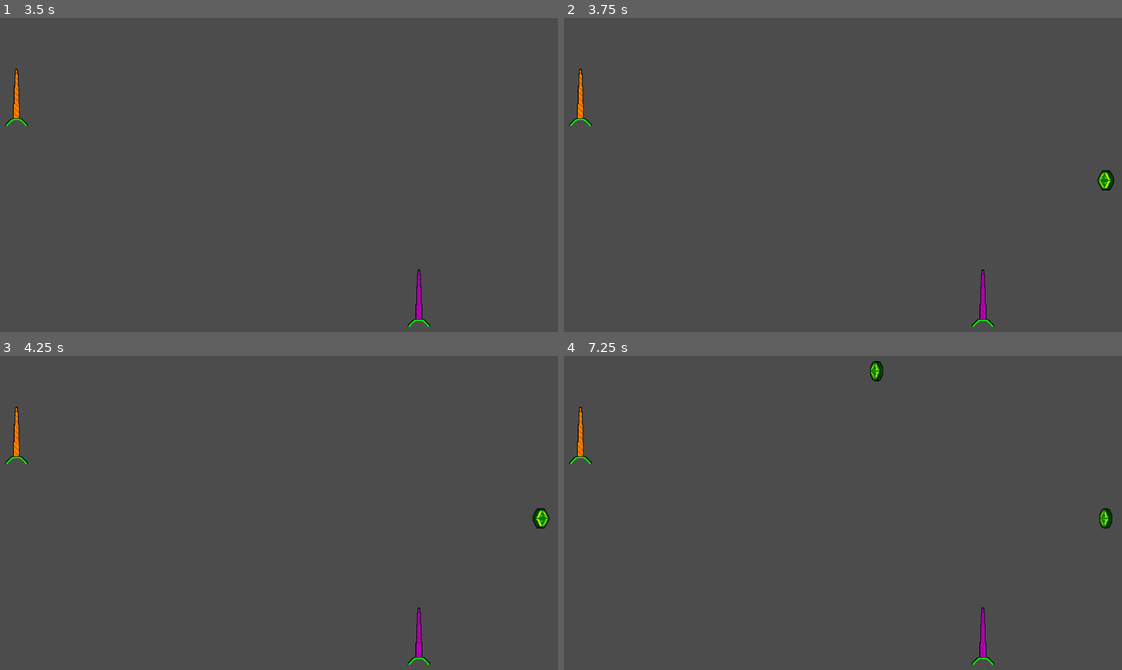
Above: before the commit, frames 1-4 (two rows, left to right).
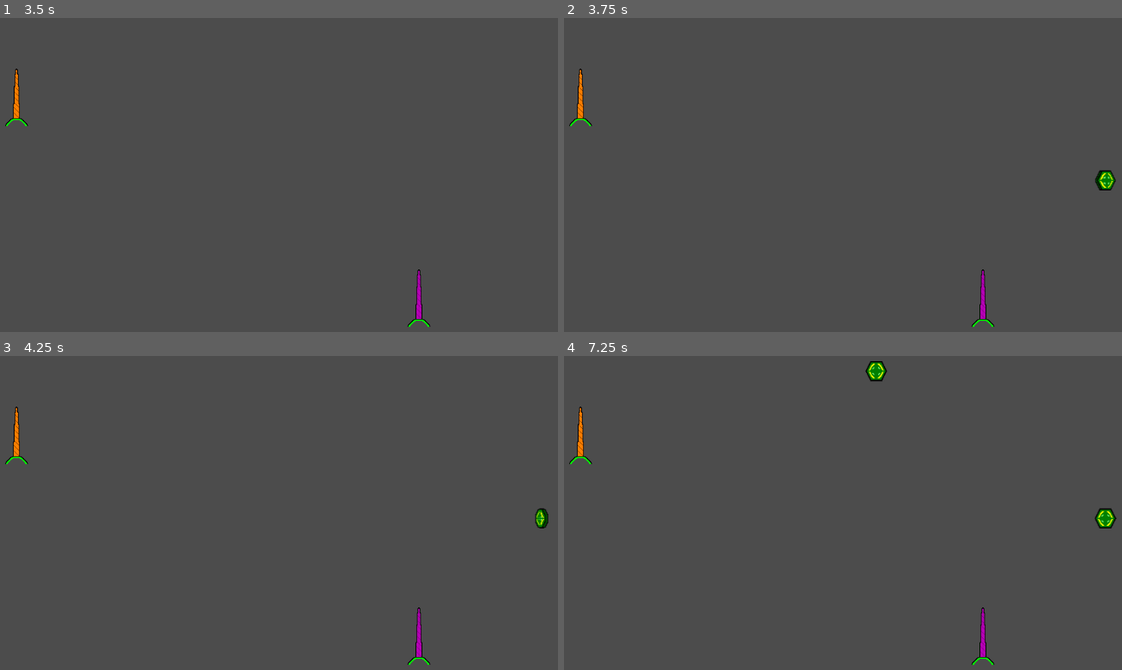
Above: after the commit, the same moments.

Repository: yusufmte/joustronauts
Game: Godot game, scene res://scenes/Joust.tscn
Two runs of this game, one before a commit and one after it. Both use one fixed random seed, a clock stepped at 60 frames per second and the inputs below.
Inputs:
- Up to frame 1 (3.5 s): tap Enter at 0.5, 2 s; tap Space at 1.25, 2.75 s
- Up to frame 2 (3.75 s): tap Enter at 3.5 s
- Up to frame 3 (4.25 s): no input
- Up to frame 4 (7.25 s): no input

Frame 1 is identical in both runs. In frame 2, 0.1% of the frame differs, in the area x 95-99%, y 48-55%; in frame 3, 0.1%; in frame 4, 0.3%, in the area x 54-100%, y 1-55%.

Commit message:
randomize nugget spin direction on spawn

Diff:
--- a/scenes/Joust.gd
+++ b/scenes/Joust.gd
@@ -14,6 +14,7 @@
 
 # Called when the node enters the scene tree for the first time.
 func _ready():
+	randomize()
 	screen_size = get_viewport_rect().size
 
 	add_child(orange_lance)
--- /dev/null
+++ b/scenes/Nugget.gd
@@ -0,0 +1,4 @@
+extends Node2D
+
+func _ready():
+	$AnimatedSprite.play("default", randi()%2==1) # 1/2 chance to be spinning backwards
--- a/scenes/Nugget.tscn
+++ b/scenes/Nugget.tscn
@@ -8,6 +8,7 @@
 [ext_resource path="res://art/nugget/3.png" type="Texture" id=6]
 [ext_resource path="res://art/nugget/5.png" type="Texture" id=7]
 [ext_resource path="res://art/nugget/4.png" type="Texture" id=8]
+[ext_resource path="res://scenes/Nugget.gd" type="Script" id=9]
 
 [sub_resource type="SpriteFrames" id=1]
 animations = [ {
@@ -19,14 +20,13 @@
 
 [node name="Nugget" type="Node2D"]
 position = Vector2( 157, 100 )
+script = ExtResource( 9 )
 __meta__ = {
 "_edit_group_": true
 }
 
 [node name="AnimatedSprite" type="AnimatedSprite" parent="."]
 frames = SubResource( 1 )
-frame = 5
-playing = true
 
 [node name="Area2D" type="Area2D" parent="."]
 
Not shown: 1 places in scenes/Nugget.tscn that only renumber resources
